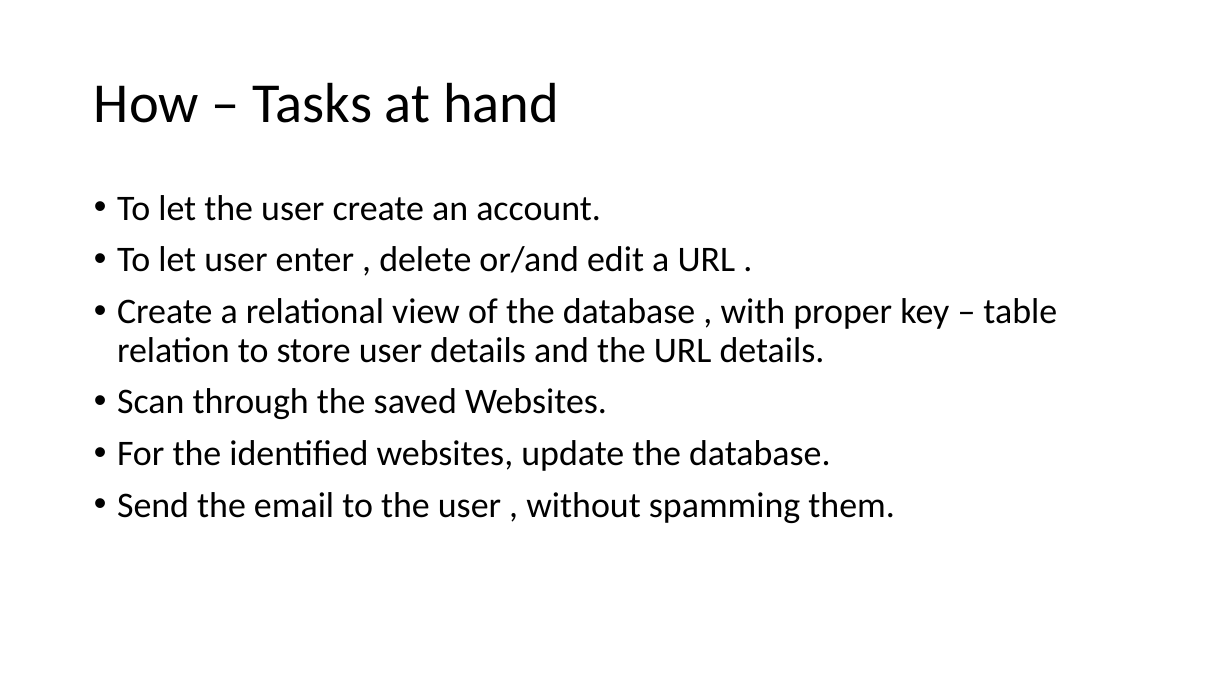
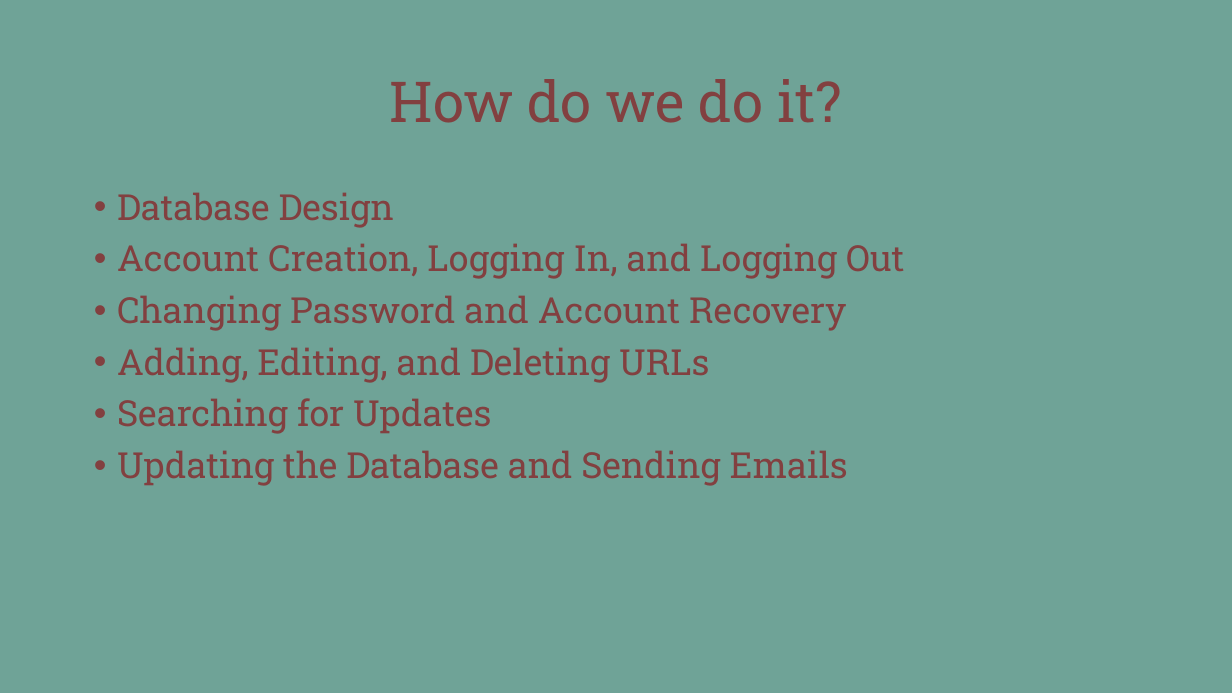
Before and after one commit to Su-Tangnu/NotifyMe, a slide deck: slide 3 of NotifyMe.pptx (slide 4 before the commit). Drawn at 1232x693 pixels with LibreOffice and Linux fonts; fonts in the diff are those of the drawing. Boxes give left, top, right and bottom in pixels: in the first picture for what was removed or moved away, otherwise in the second. Text is boxed around its words. In the diff, an @@ line names an element or a change of style, - is before the commit and + after.

```diff
--- a/NotifyMe.pptx
+++ b/NotifyMe.pptx
@@ background #FFFFFF to #6FA397 @@
@@ title at [390,79,841,123]: text changed; font Calibri to Roboto Slab; text colour #000000 to #824040 @@
-How – Tasks at hand
+How do we do it?
@@ text at [117,193,904,486]: text changed; font Calibri to Roboto Slab; text colour #000000 to #824040 @@
-• To let the user create an account.
-• To let user enter , delete or/and edit a URL .
-• Create a relational view of the database , with proper key – table relation to store user details and the URL details.
-• Scan through the saved Websites.
-• For the identified websites, update the database.
-• Send the email to the user , without spamming them.
+• Database Design
+• Account Creation, Logging In, and Logging Out
+• Changing Password and Account Recovery
+• Adding, Editing, and Deleting URLs
+• Searching for Updates
+• Updating the Database and Sending Emails
```
Also in this commit, not shown: 11 other slides changed, 2 slides added, 1 slide removed.
